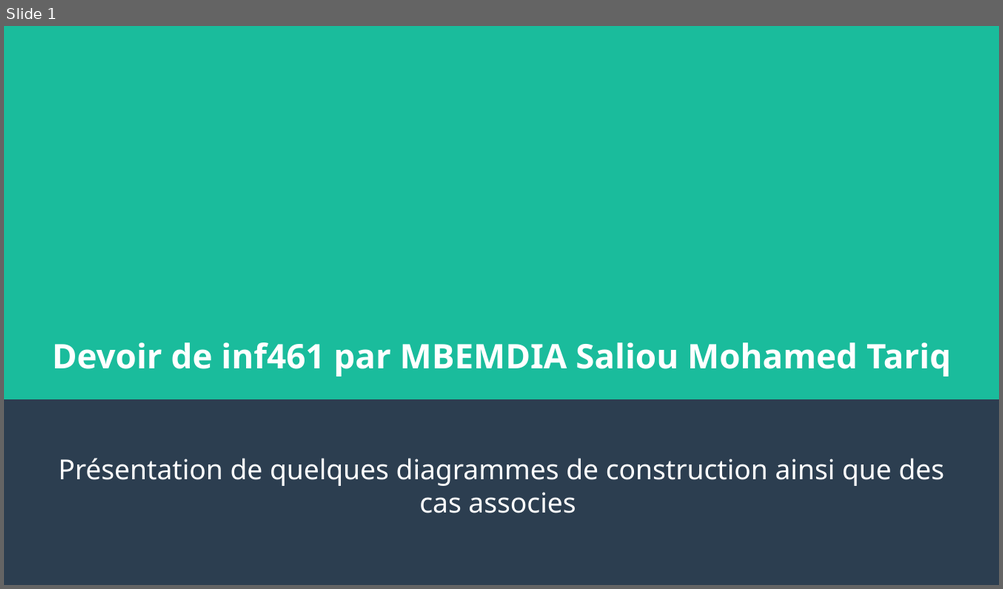
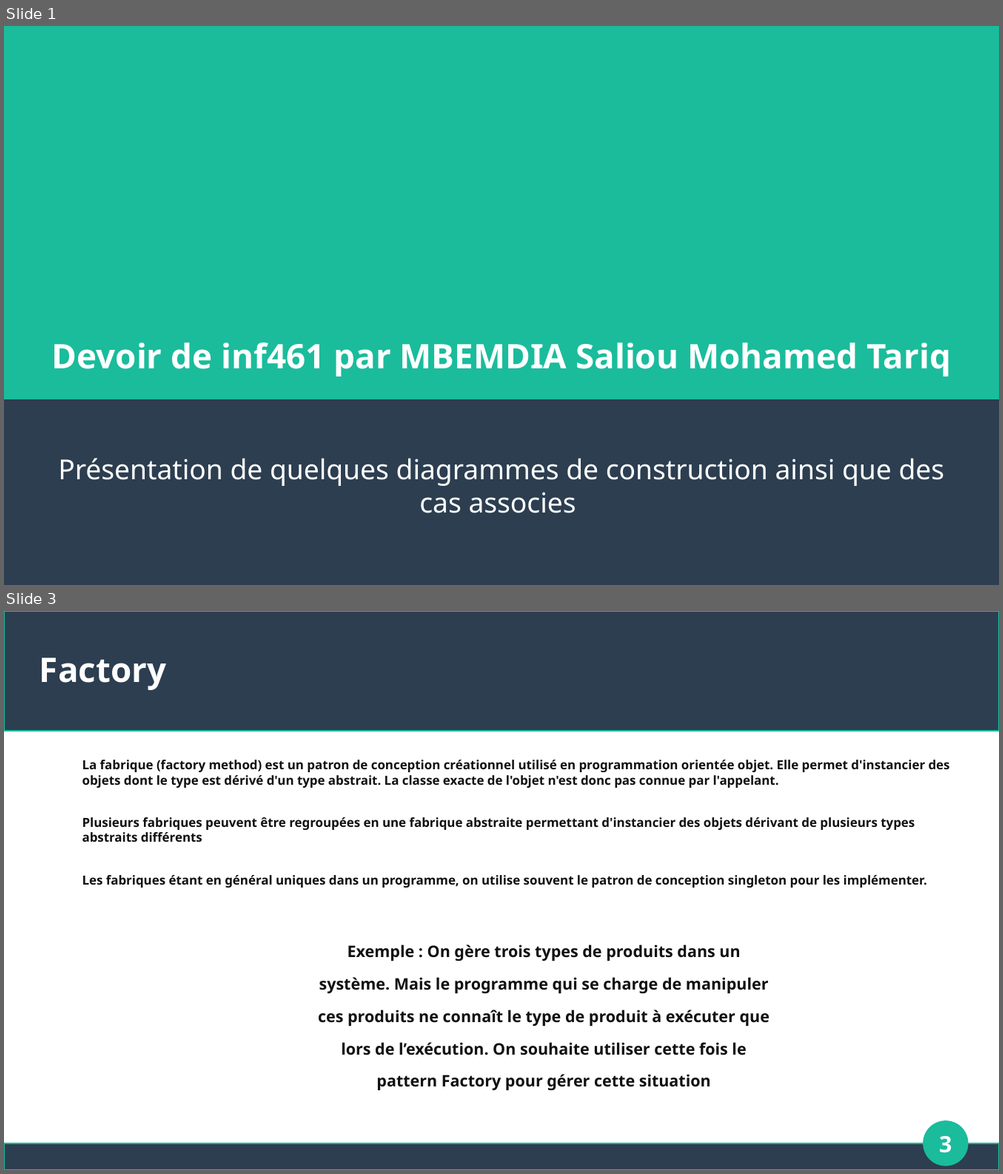
Before and after one commit to ndassah/construction-patterns, a slide deck: Presentation/PP.odp. Shown one above the other, each under a label of ours: slide 1 before the commit, slides 1 and 3 after it; the slides between them are not shown. The pictures are 1003x589 and 1003x1174 pixels, drawn with LibreOffice and Linux fonts; fonts in the diff are those of the drawing. Boxes give left, top, right and bottom in pixels: in the first picture for what was removed or moved away, otherwise in the second. Text is boxed around its words. In the diff, an @@ line names an element or a change of style, - is before the commit and + after.

Commit message:
patter de construction factoy fini avec ajout d'une nouvelle classe D dans notre exemple

```diff
--- a/Presentation/PP.odp
+++ b/Presentation/PP.odp
@@ slide 3 added at [4, 611, 999, 1170], background #FFFFFF @@
@@ rectangle added at [4, 611, 999, 731], fill #2C3E50, outline #1ABC9C 0.85 pt @@
@@ title added at [40, 658, 166, 690], 27 pt, text #FFFFFF, bold @@
+Factory
@@ text added at [82, 760, 950, 1091], 10 pt, text #111111, bold @@
+La fabrique (factory method) est un patron de conception créationnel utilisé en programmation orientée objet. Elle permet d'instancier des objets dont le type est dérivé d'un type abstrait. La classe exacte de l'objet n'est donc pas connue par l'appelant.
+Plusieurs fabriques peuvent être regroupées en une fabrique abstraite permettant d'instancier des objets dérivant de plusieurs types abstraits différents
+Les fabriques étant en général uniques dans un programme, on utilise souvent le patron de conception singleton pour les implémenter.
+Exemple : On gère trois types de produits dans un
+système. Mais le programme qui se charge de manipuler
+ces produits ne connaît le type de produit à exécuter que
+lors de l’exécution. On souhaite utiliser cette fois le
+pattern Factory pour gérer cette situation
@@ ellipse added at [924, 1122, 968, 1166], fill #1ABC9C, outline #1ABC9C 0.85 pt @@
@@ page number added at [939, 1136, 951, 1153], 18 pt, text #FFFFFF, bold @@
+3
@@ rectangle added at [4, 1145, 999, 1170], fill #2C3E50, outline #1ABC9C 0.85 pt @@
```
Also in this commit, not shown: 6 other slides added, 1 slide removed, 16 other files.
